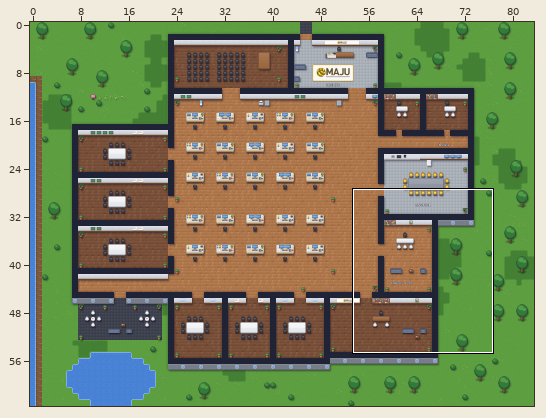
Two versions of a level (Tiled map (JSON), escritorio.tmj). Above, an overview of the earlier version with the close-up marked.
Close-up. Old version:
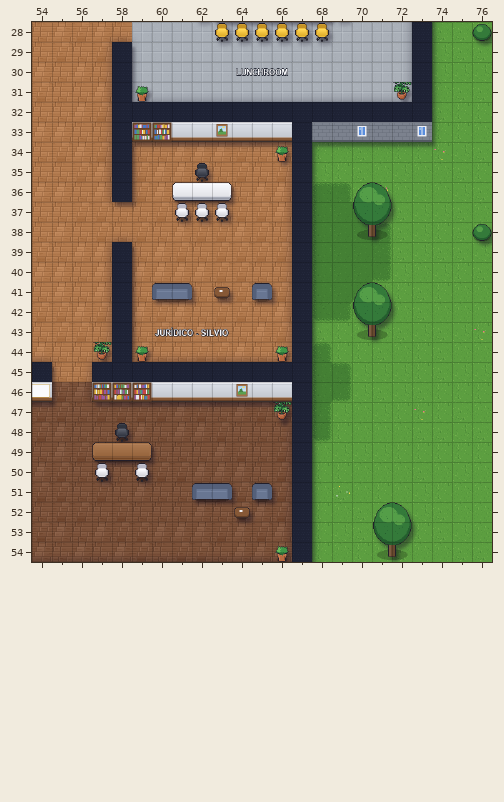
Cells are 32x32 px. Shown: x 54..76, y 28..54. The commit also changed other parts of the map, which this record leaves out. Tiles whose own drawing changed are shown in their newer look in all pictures.
Now the later version:
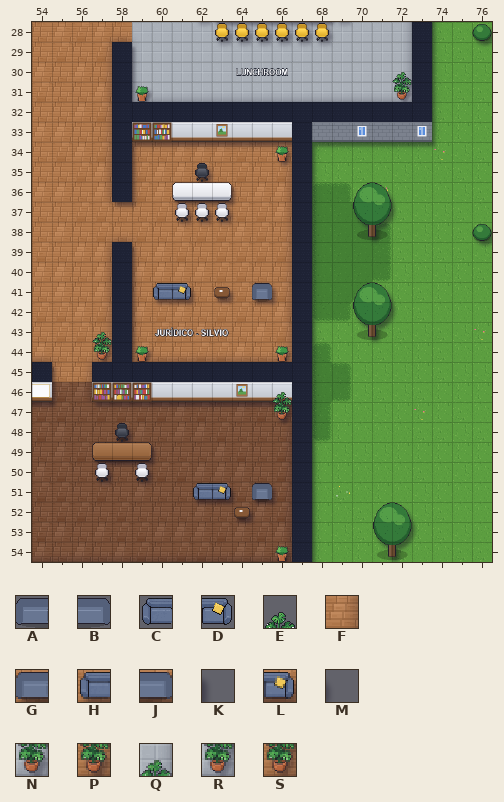
Key: from "escritorio": A 70, B 71, C 72, D 73, E 186, F 207, G 249, H 257, J 270, K 271, L 277, M 278, N 409, P 429, Q 437, R 439, S 459.
_ is an empty cell.
See-through tiles are keyed as they look on the map.
Change:
Layer "sombras":
The author changed tile G to tile H in row 41 at x 60; in row 51 at x 62.
The author changed tile J to tile L in row 41 at x 61; in row 51 at x 63.
The author changed tile K to tile M in row 41 at x 62.
The author changed tile F to tile Q in row 30 at x 72; in row 43 at x 57.
The author changed tile N to tile R in row 31 at x 72.
The author changed tile P to tile S in row 44 at x 57.
Layer "furniture":
The author changed tile A to tile C in row 41 at x 60; in row 51 at x 62.
The author changed tile B to tile D in row 41 at x 61; in row 51 at x 63.
Layer "above":
Tile E now appears in row 30 at x 72; in row 43 at x 57; in row 46 at x 66.
Pixel boxes of the changes (left, top, right, bottom) in both close-ups:
changed: (392, 72, 412, 102)
changed: (152, 283, 197, 302)
changed: (92, 332, 112, 362)
added: (272, 392, 292, 402)
changed: (192, 483, 232, 502)
